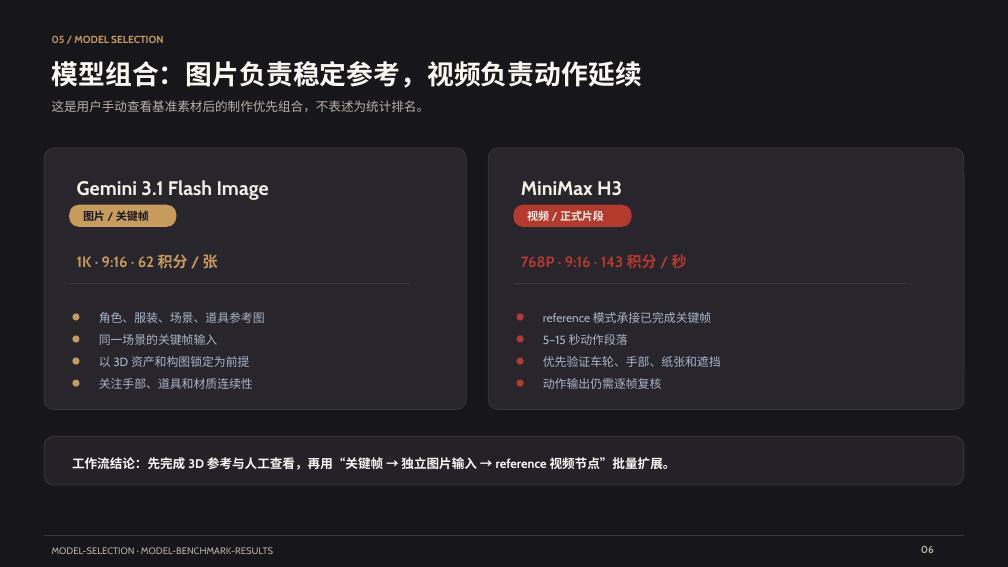
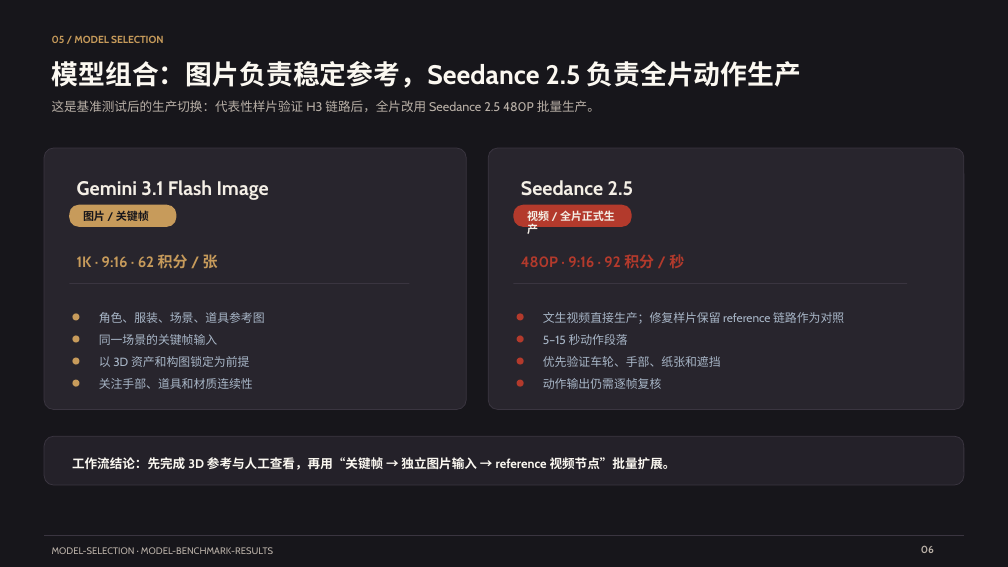
Before and after one commit to elizzzzzz/AI-Canvas-Artwork, a slide deck: slide 6 of deliverables/qiniu-langya-internal-review-v1.pptx. Drawn at 1008x567 pixels with LibreOffice and Linux fonts; fonts in the diff are those of the drawing. Boxes give left, top, right and bottom in pixels: in the first picture for what was removed or moved away, otherwise in the second. Text is boxed around its words. In the diff, an @@ line names an element or a change of style, - is before the commit and + after.

Commit message:
feat: switch remaining video queue to seedance 2.5 480p

```diff
--- a/deliverables/qiniu-langya-internal-review-v1.pptx
+++ b/deliverables/qiniu-langya-internal-review-v1.pptx
@@ text at (52, 61, 802, 88): text changed @@
-模型组合：图片负责稳定参考，视频负责动作延续
+模型组合：图片负责稳定参考，Seedance 2.5 负责全片动作生产
@@ text at (52, 100, 600, 112): text changed @@
-这是用户手动查看基准素材后的制作优先组合，不表述为统计排名。
+这是基准测试后的生产切换：代表性样片验证 H3 链路后，全片改用 Seedance 2.5 480P 批量生产。
@@ text at (521, 180, 634, 196): text changed @@
-MiniMax H3
+Seedance 2.5
@@ text at (527, 208, 615, 234): text changed @@
-视频 / 正式片段
+视频 / 全片正式生产
@@ text at (521, 254, 684, 269): text changed @@
-768P · 9:16 · 143 积分 / 秒
+480P · 9:16 · 92 积分 / 秒
@@ text at (543, 312, 844, 324): text changed @@
-reference 模式承接已完成关键帧
+文生视频直接生产；修复样片保留 reference 链路作为对照
```
Also in this commit, not shown: 2 other files.
